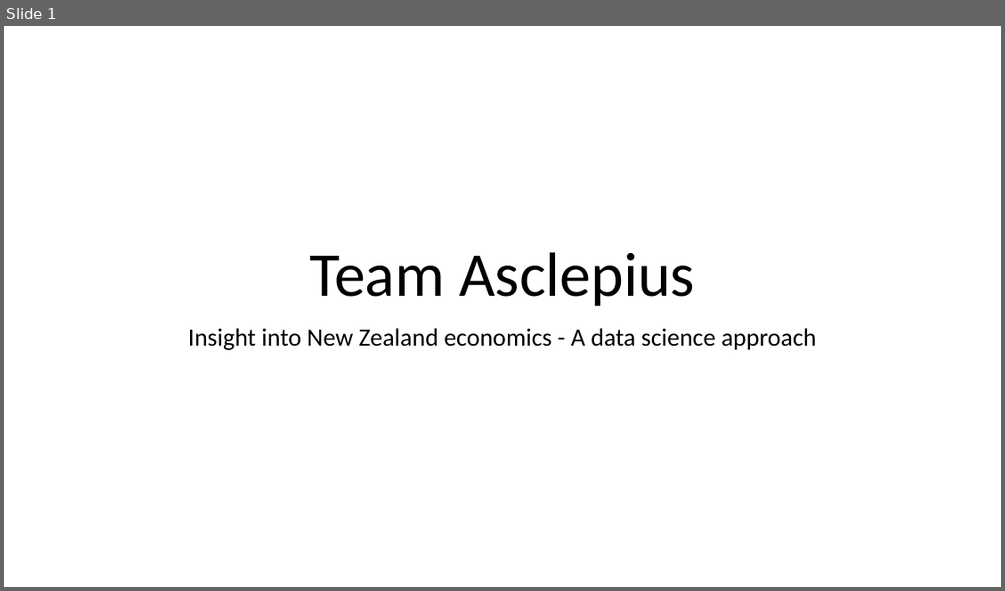
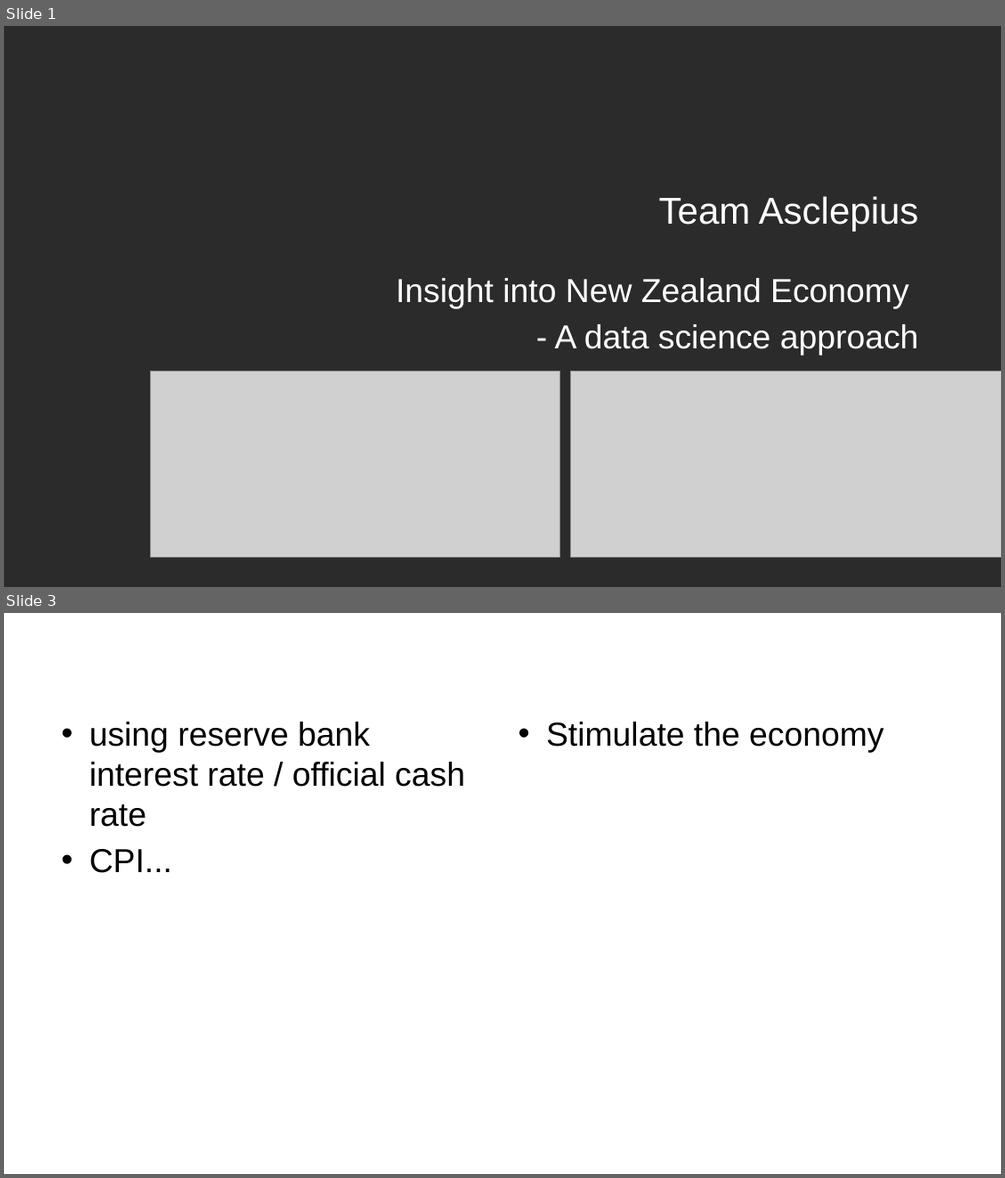
Before and after one commit to ansrali/data422-group-project, a slide deck: Group Project Presentation.pptx. Shown one above the other, each under a label of ours: slide 1 before the commit, slides 1 and 3 after it; the slides between them are not shown. The pictures are 1005x591 and 1005x1178 pixels, drawn with LibreOffice and Linux fonts; fonts in the diff are those of the drawing; grey boxes stand for pictures; background and template pictures are left out; a plain dark background stands for a picture behind light text. Boxes give left, top, right and bottom in pixels: in the first picture for what was removed or moved away, otherwise in the second. Text is boxed around its words. In the diff, an @@ line names an element or a change of style, - is before the commit and + after.

```diff
--- a/Group Project Presentation.pptx
+++ b/Group Project Presentation.pptx
@@ slide 3 added at (4,613,1001,1174), background picture (left out) @@
@@ text added at (89,722,465,873), 32 pt, text #000000 @@
+• using reserve bank interest rate / official cash rate
+• CPI...
@@ text added at (546,722,883,753), 32 pt, text #000000 @@
+• Stimulate the economy
@@ title added at (694,722,740,747), 36 pt, text #FFFFFF @@
+NZ monteary policy impacting the economic
@@ slide 1 changed as well @@
@@ background #FFFFFF to picture (left out) @@
@@ title "Team Asclepius": place and size @@
-title "Team Asclepius" at (309,252,695,306)
+title "Team Asclepius" at (659,196,919,232)
@@ title "Team Asclepius" at (659,196,919,232): size 60 to 36 pt, font Calibri to Arial, text colour #000000 to #FFFFFF; alignment centre to right; line spacing 0.9 to 1; vertical alignment bottom to middle @@
@@ subtitle at (396,278,919,355): text changed; size 24 to 32 pt; font Calibri to Arial; text colour #000000 to #FFFFFF @@
-Insight into New Zealand economics - A data science approach
+Insight into New Zealand Economy
+- A data science approach
@@ picture added at (150,371,559,557) @@
@@ picture added at (571,371,1001,557) @@
```
Also in this commit, not shown: 10 other slides changed, 1 other slide added, 1 slide removed.
